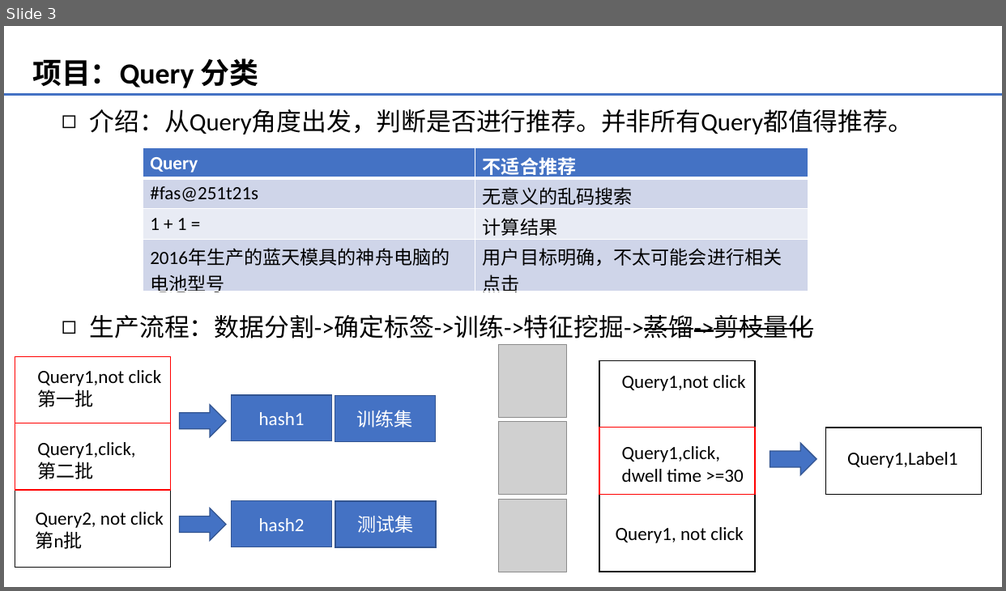
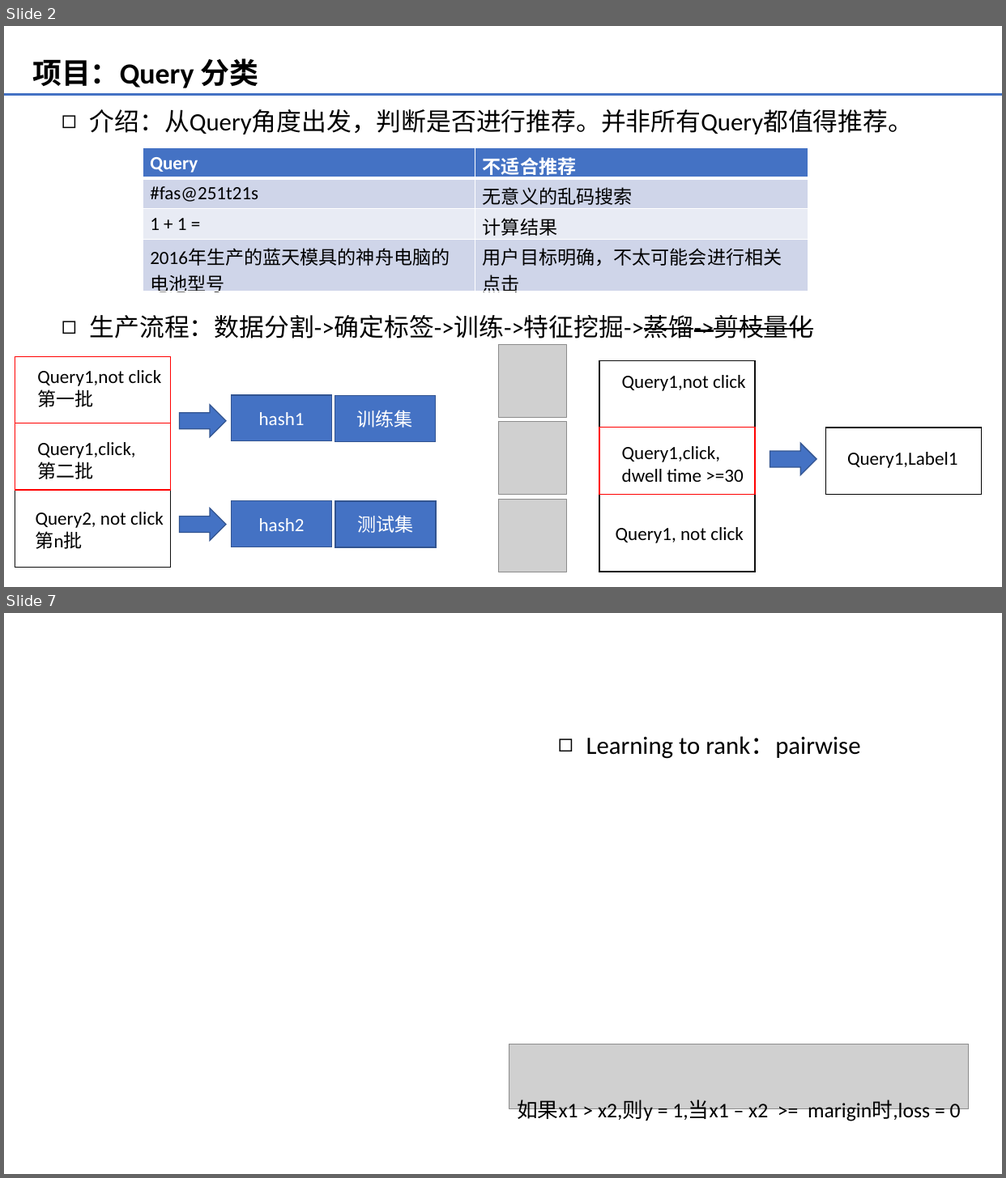
Before and after one commit to beardream98/stupidcode, a slide deck: codetest/machine_learning/NLP/简历内容.pptx. Shown one above the other, each under a label of ours: slide 3 before the commit, slides 2 and 7 after it; the slides between them are not shown. The pictures are 1006x591 and 1006x1178 pixels, drawn with LibreOffice and Linux fonts; fonts in the diff are those of the drawing; grey boxes stand for pictures; background and template pictures are left out. Boxes give left, top, right and bottom in pixels: in the first picture for what was removed or moved away, otherwise in the second. Text is boxed around its words. In the diff, an @@ line names an element or a change of style, - is before the commit and + after.

```diff
--- a/codetest/machine_learning/NLP/简历内容.pptx
+++ b/codetest/machine_learning/NLP/简历内容.pptx
@@ slide 7 added at (x1=4, y1=613, x2=1002, y2=1174), background picture (left out) @@
@@ text added at (x1=586, y1=736, x2=860, y2=759), 24 pt, text #000000 @@
+◻ Learning to rank：pairwise
@@ picture added at (x1=509, y1=1044, x2=969, y2=1110) @@
@@ text added at (x1=517, y1=1100, x2=961, y2=1122), 20 pt, text #000000 @@
+如果x1 > x2,则y = 1,当x1 – x2 >= marigin时,loss = 0
@@ what was slide 3 is now slide 2 @@
```
Also in this commit, not shown: 1 slide changed, 4 other slides added, 4 slides removed.
